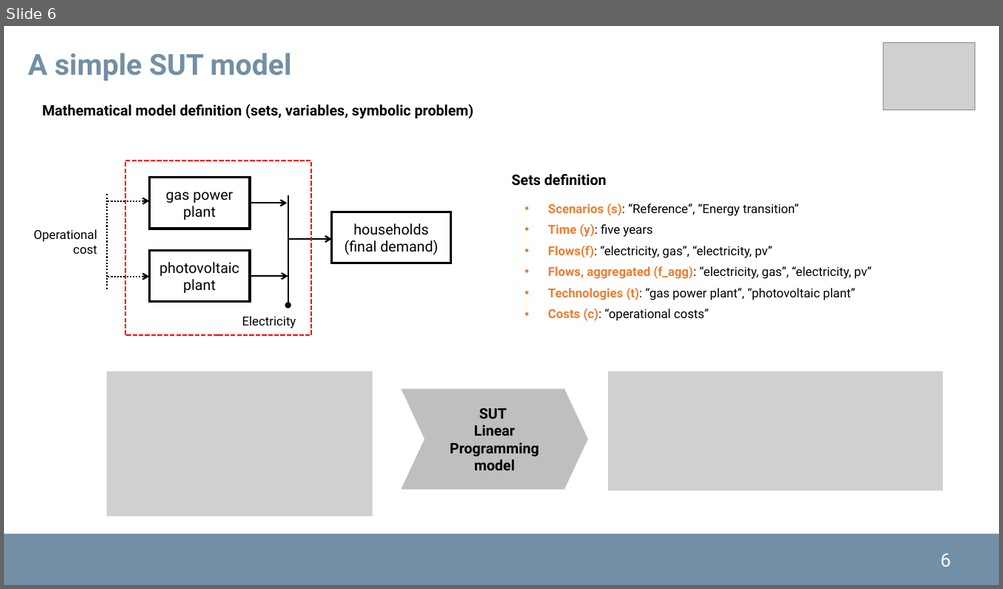
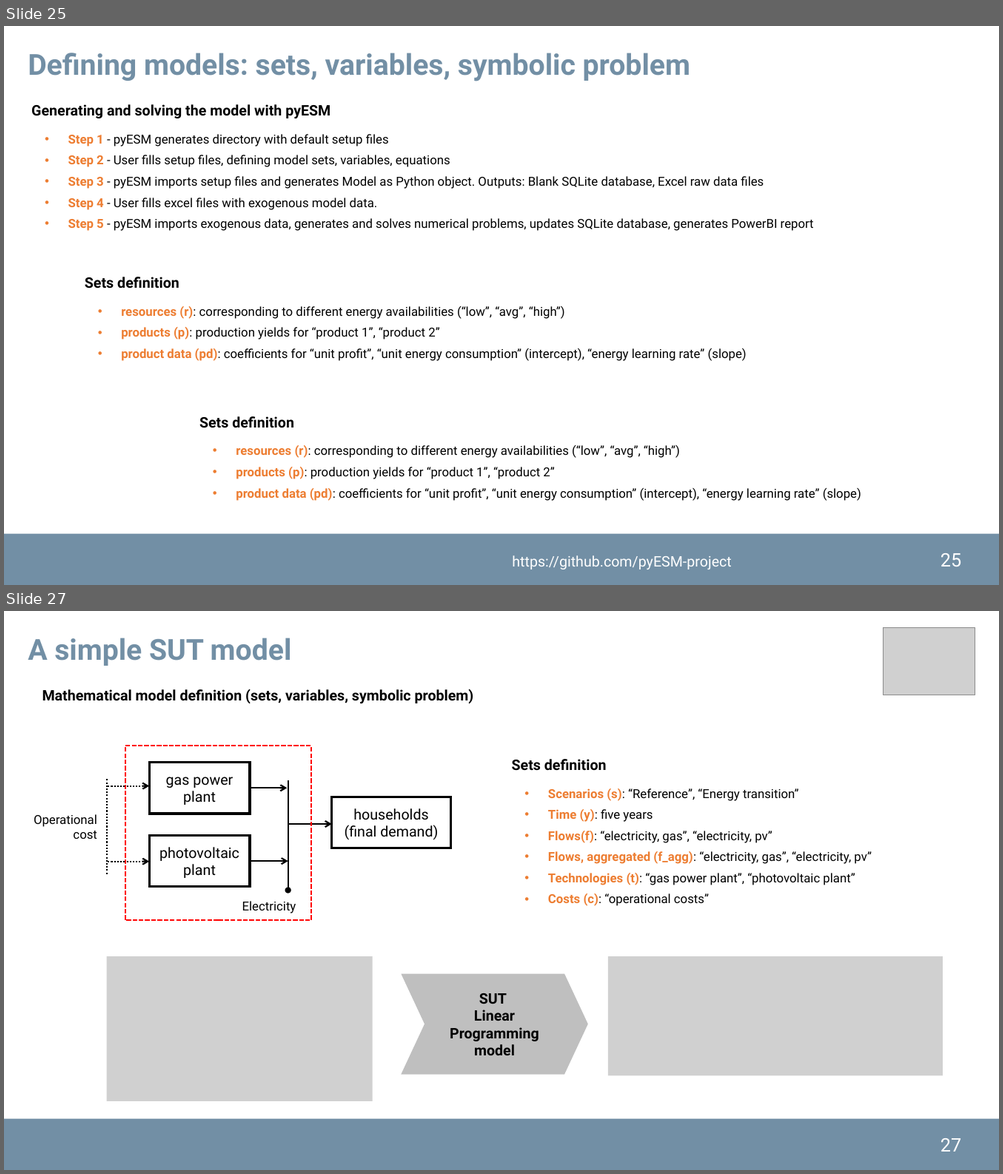
Before and after one commit to pyESM-project/pyesm, a slide deck: doc/pyesm.pptx. Shown one above the other, each under a label of ours: slide 6 before the commit, slides 25 and 27 after it; the slides between them are not shown. The pictures are 1003x589 and 1003x1174 pixels, drawn with LibreOffice and Linux fonts; fonts in the diff are those of the drawing; grey boxes stand for pictures; background and template pictures are left out. Boxes give left, top, right and bottom in pixels: in the first picture for what was removed or moved away, otherwise in the second. Text is boxed around its words. In the diff, an @@ line names an element or a change of style, - is before the commit and + after.

Commit message:
Updated templates files and doc presentations. Generating new environment.

```diff
--- a/doc/pyesm.pptx
+++ b/doc/pyesm.pptx
@@ slide 25 added at [4, 26, 999, 585], background #FFFFFF; not listed: 2 template elements that a slide beside it also shows @@
@@ text added at [28, 53, 690, 82], 28 pt, text #728FA5, bold @@
+Defining models: sets, variables, symbolic problem
@@ text added at [31, 104, 814, 231], 12 pt, text #000000 @@
+Generating and solving the model with pyESM
+  • Step 1 - pyESM generates directory with default setup files
+  • Step 2 - User fills setup files, defining model sets, variables, equations
+  • Step 3 - pyESM imports setup files and generates Model as Python object. Outputs: Blank SQLite database, Excel raw data files
+  • Step 4 - User fills excel files with exogenous model data.
+  • Step 5 - pyESM imports exogenous data, generates and solves numerical problems, updates SQLite database, generates PowerBI report
@@ text added at [85, 277, 746, 361], 12 pt, text #000000 @@
+Sets definition
+  • resources (r): corresponding to different energy availabilities (“low”, “avg”, “high”)
+  • products (p): production yields for “product 1”, “product 2”
+  • product data (pd): coefficients for “unit profit”, “unit energy consumption” (intercept), “energy learning rate” (slope)
@@ text added at [199, 417, 861, 501], 12 pt, text #000000 @@
+Sets definition
+  • resources (r): corresponding to different energy availabilities (“low”, “avg”, “high”)
+  • products (p): production yields for “product 1”, “product 2”
+  • product data (pd): coefficients for “unit profit”, “unit energy consumption” (intercept), “energy learning rate” (slope)
@@ text added at [512, 556, 731, 570], 14 pt, text #FFFFFF @@
+https://github.com/pyESM-project
@@ what was slide 6 is now slide 27 @@
@@ page number at [940, 1139, 961, 1152]: text changed @@
-6
+27
```
Also in this commit, not shown: 9 slides changed, 23 other slides added, 5 other files.
